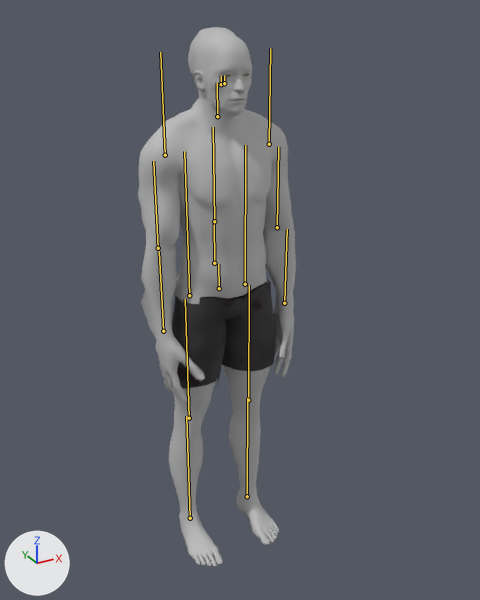
Before and after pictures for a commit that changed the glTF model models/game/stomper.glb.
Both versions are drawn from a camera (50 mm lens) standing at (-1.2, -2.36, 2.42) and looking at (0.01, -0.17, 1.32). The lights are fixed; the arrows at lower left show +X, +Y and +Z. The picture after the commit comes second. The bones that change, and the others that lie on the model, are drawn over the model as lines.
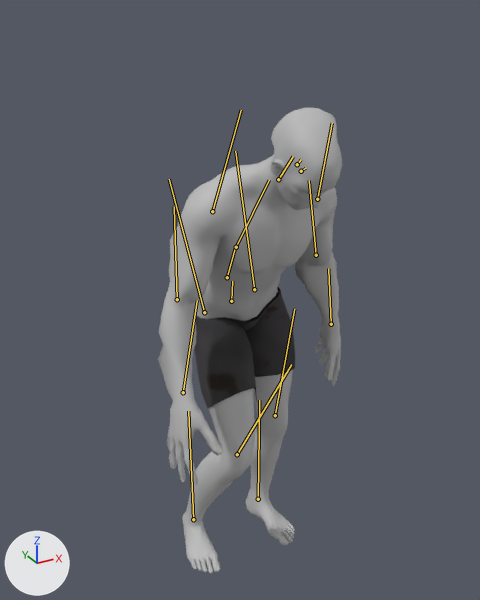
The newer file adds an action. The first version stands in its rest pose; the second is drawn at frame 8 of the action 'Stomp'.

What changed in the scene script:
```text
Change bone_hips:
    where bone_hips = bpy.data.objects['StomperMesh'].pose.bones['Hips']  # child of 'Root'
    bone_hips.location: (0.0, 0.0, 0.0) -> (0.045, -0.056, 0.03)
    bone_hips.rotation_quaternion: (1.0, 0.0, 0.0, 0.0) -> (0.986, 0.134, 0.071, 0.065)  # degrees (0, 0, 0) -> degrees (16, 7, 9)
Change bone_spine:
    where bone_spine = bpy.data.objects['StomperMesh'].pose.bones['Spine']  # child of 'Hips'
    bone_spine.rotation_quaternion: (1.0, 0.0, 0.0, 0.0) -> (0.993, 0.099, -0.044, -0.036)  # degrees (0, 0, 0) -> degrees (12, -5, -5)
Change bone_chest:
    where bone_chest = bpy.data.objects['StomperMesh'].pose.bones['Chest']  # child of 'Spine'
    bone_chest.rotation_quaternion: (1.0, 0.0, 0.0, 0.0) -> (0.997, 0.066, -0.038, -0.026)  # degrees (0, 0, 0) -> degrees (8, -4, -3)
Change bone_neck:
    where bone_neck = bpy.data.objects['StomperMesh'].pose.bones['Neck']  # child of 'Chest'
    bone_neck.rotation_quaternion: (1.0, 0.0, 0.0, 0.0) -> (0.998, 0.052, 0.024, 0.001)  # degrees (0, 0, 0) -> degrees (6, 3, 0)
Change bone_head:
    where bone_head = bpy.data.objects['StomperMesh'].pose.bones['Head']  # child of 'Neck'
    bone_head.rotation_quaternion: (1.0, 0.0, 0.0, 0.0) -> (0.998, 0.061, 0.015, 0.017)  # degrees (0, 0, 0) -> degrees (7, 2, 2)
Change bone_jaw:
    where bone_jaw = bpy.data.objects['StomperMesh'].pose.bones['Jaw']  # child of 'Head'
    bone_jaw.rotation_quaternion: (1.0, 0.0, 0.0, 0.0) -> (0.996, 0.094, 0.0, 0.0)  # degrees (0, 0, 0) -> degrees (11, 0, 0)
Change bone_upperarm_l:
    where bone_upperarm_l = bpy.data.objects['StomperMesh'].pose.bones['UpperArm.L']  # child of 'Chest'
    bone_upperarm_l.rotation_quaternion: (1.0, 0.0, 0.0, 0.0) -> (0.99, -0.05, 0.006, 0.128)  # degrees (0, 0, 0) -> degrees (-6, 1, 15)
Change bone_forearm_l:
    where bone_forearm_l = bpy.data.objects['StomperMesh'].pose.bones['Forearm.L']  # child of 'UpperArm.L'
    bone_forearm_l.rotation_quaternion: (1.0, 0.0, 0.0, 0.0) -> (0.978, -0.207, 0.0, 0.0)  # degrees (0, 0, 0) -> degrees (-24, 0, 0)
Change bone_hand_l:
    where bone_hand_l = bpy.data.objects['StomperMesh'].pose.bones['Hand.L']  # child of 'Forearm.L'
    bone_hand_l.rotation_quaternion: (1.0, 0.0, 0.0, 0.0) -> (0.994, 0.104, -0.005, 0.043)  # degrees (0, 0, 0) -> degrees (12, -1, 5)
Change bone_upperarm_r:
    where bone_upperarm_r = bpy.data.objects['StomperMesh'].pose.bones['UpperArm.R']  # child of 'Chest'
    bone_upperarm_r.rotation_quaternion: (1.0, 0.0, 0.0, 0.0) -> (0.978, -0.192, -0.016, -0.079)  # degrees (0, 0, 0) -> degrees (-22, -3, -9)
Change bone_forearm_r:
    where bone_forearm_r = bpy.data.objects['StomperMesh'].pose.bones['Forearm.R']  # child of 'UpperArm.R'
    bone_forearm_r.rotation_quaternion: (1.0, 0.0, 0.0, 0.0) -> (0.961, -0.276, 0.0, 0.0)  # degrees (0, 0, 0) -> degrees (-32, 0, 0)
Change bone_hand_r:
    where bone_hand_r = bpy.data.objects['StomperMesh'].pose.bones['Hand.R']  # child of 'Forearm.R'
    bone_hand_r.rotation_quaternion: (1.0, 0.0, 0.0, 0.0) -> (0.994, 0.104, 0.005, -0.043)  # degrees (0, 0, 0) -> degrees (12, 1, -5)
Change bone_upperleg_l:
    where bone_upperleg_l = bpy.data.objects['StomperMesh'].pose.bones['UpperLeg.L']  # child of 'Hips'
    bone_upperleg_l.rotation_quaternion: (1.0, 0.0, 0.0, 0.0) -> (0.965, -0.249, 0.012, -0.081)  # degrees (0, 0, 0) -> degrees (-29, -1, -9)
Change bone_lowerleg_l:
    where bone_lowerleg_l = bpy.data.objects['StomperMesh'].pose.bones['LowerLeg.L']  # child of 'UpperLeg.L'
    bone_lowerleg_l.rotation_quaternion: (1.0, 0.0, 0.0, 0.0) -> (0.976, 0.215, 0.005, 0.012)  # degrees (0, 0, 0) -> degrees (25, 0, 1)
Change bone_foot_l:
    where bone_foot_l = bpy.data.objects['StomperMesh'].pose.bones['Foot.L']  # child of 'LowerLeg.L'
    bone_foot_l.rotation_quaternion: (1.0, 0.0, 0.0, 0.0) -> (0.995, -0.094, -0.002, -0.005)  # degrees (0, 0, 0) -> degrees (-11, 0, 0)
Change bone_upperleg_r:
    where bone_upperleg_r = bpy.data.objects['StomperMesh'].pose.bones['UpperLeg.R']  # child of 'Hips'
    bone_upperleg_r.rotation_quaternion: (1.0, 0.0, 0.0, 0.0) -> (0.905, -0.408, 0.012, -0.117)  # degrees (0, 0, 0) -> degrees (-48, -4, -13)
Change bone_lowerleg_r:
    where bone_lowerleg_r = bpy.data.objects['StomperMesh'].pose.bones['LowerLeg.R']  # child of 'UpperLeg.R'
    bone_lowerleg_r.rotation_quaternion: (1.0, 0.0, 0.0, 0.0) -> (0.865, 0.502, -0.011, -0.011)  # degrees (0, 0, 0) -> degrees (60, 0, -2)
Change bone_foot_r:
    where bone_foot_r = bpy.data.objects['StomperMesh'].pose.bones['Foot.R']  # child of 'LowerLeg.R'
    bone_foot_r.rotation_quaternion: (1.0, 0.0, 0.0, 0.0) -> (0.964, -0.231, -0.107, 0.079)  # degrees (0, 0, 0) -> degrees (-28, -10, 12)
```

What differs and where, as boxes [x1, y1, x2, y2] in the pictures (480 x 600 px):
'Mesh_0', posed (16% wider, 13% shorter): before [138, 27, 296, 567]; after [158, 107, 342, 574]
bone 'Hips', root to tip: before (219, 288) to (218, 264); after (231, 301) to (232, 281)
bone 'Spine', root to tip: before (214, 263) to (214, 221); after (227, 277) to (235, 246)
bone 'Chest', root to tip: before (214, 221) to (213, 127); after (236, 247) to (269, 180)
bone 'Neck', root to tip: before (217, 116) to (217, 82); after (278, 179) to (293, 156)
bone 'Head', root to tip: before (221, 84) to (221, 76); after (297, 164) to (301, 159)
bone 'Jaw', root to tip: before (224, 83) to (224, 75); after (301, 171) to (305, 168)
bone 'UpperArm.L', root to tip: before (269, 144) to (270, 48); after (317, 199) to (332, 123)
bone 'Forearm.L', root to tip: before (277, 227) to (278, 147); after (316, 255) to (309, 180)
bone 'Hand.L', root to tip: before (284, 303) to (287, 229); after (331, 324) to (328, 268)
bone 'UpperArm.R', root to tip: before (165, 155) to (160, 52); after (212, 211) to (241, 110)
bone 'Forearm.R', root to tip: before (158, 248) to (153, 161); after (177, 299) to (174, 206)
bone 'Hand.R', root to tip: before (163, 331) to (159, 251); after (183, 392) to (197, 300)
bone 'UpperLeg.L', root to tip: before (245, 284) to (245, 145); after (254, 289) to (235, 151)
bone 'LowerLeg.L', root to tip: before (248, 400) to (249, 285); after (275, 415) to (294, 309)
bone 'Foot.L', root to tip: before (247, 496) to (247, 398); after (258, 499) to (259, 400)
bone 'UpperLeg.R', root to tip: before (189, 295) to (184, 151); after (204, 312) to (169, 179)
bone 'LowerLeg.R', root to tip: before (189, 418) to (185, 299); after (237, 454) to (291, 364)
bone 'Foot.R', root to tip: before (190, 518) to (186, 416); after (193, 519) to (188, 411)
